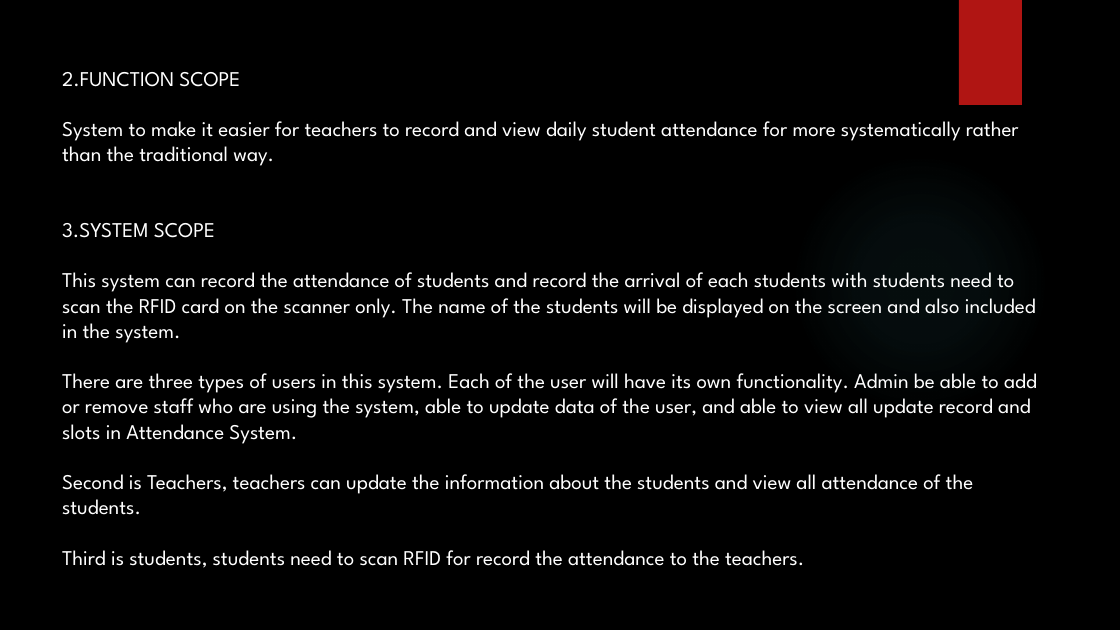
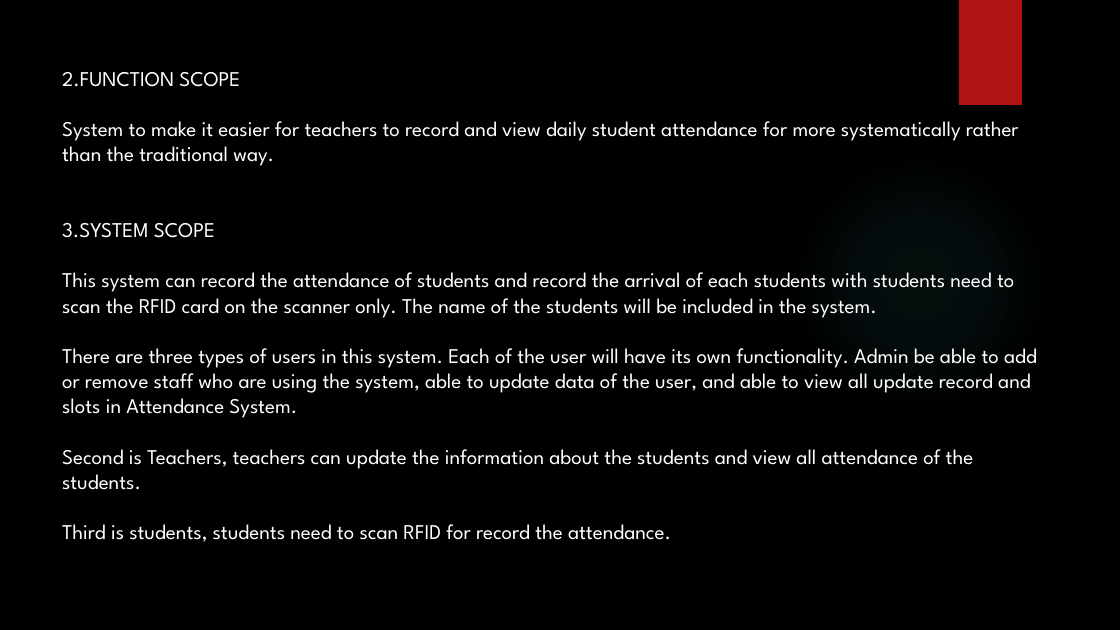
Before and after one commit to FarissAdnann/FYPGROUP2, a slide deck: slide 7 of Faris/Laporan/Presentation1.pptx. Drawn at 1120x630 pixels with LibreOffice and Linux fonts; fonts in the diff are those of the drawing; background and template pictures are left out. Boxes give left, top, right and bottom in pixels: in the first picture for what was removed or moved away, otherwise in the second. Text is boxed around its words. In the diff, an @@ line names an element or a change of style, - is before the commit and + after.

```diff
--- a/Faris/Laporan/Presentation1.pptx
+++ b/Faris/Laporan/Presentation1.pptx
@@ text at [62,272,1014,318]: text changed @@
-This system can record the attendance of students and record the arrival of each students with students need to scan the RFID card on the scanner only. The name of the students will be displayed on the screen and also included in the system.
+This system can record the attendance of students and record the arrival of each students with students need to scan the RFID card on the scanner only. The name of the students will be included in the system.
@@ text at [62,524,671,542]: text changed @@
-Third is students, students need to scan RFID for record the attendance to the teachers.
+Third is students, students need to scan RFID for record the attendance.
```
Also in this commit, not shown: 3 other slides changed, 45 other files.
